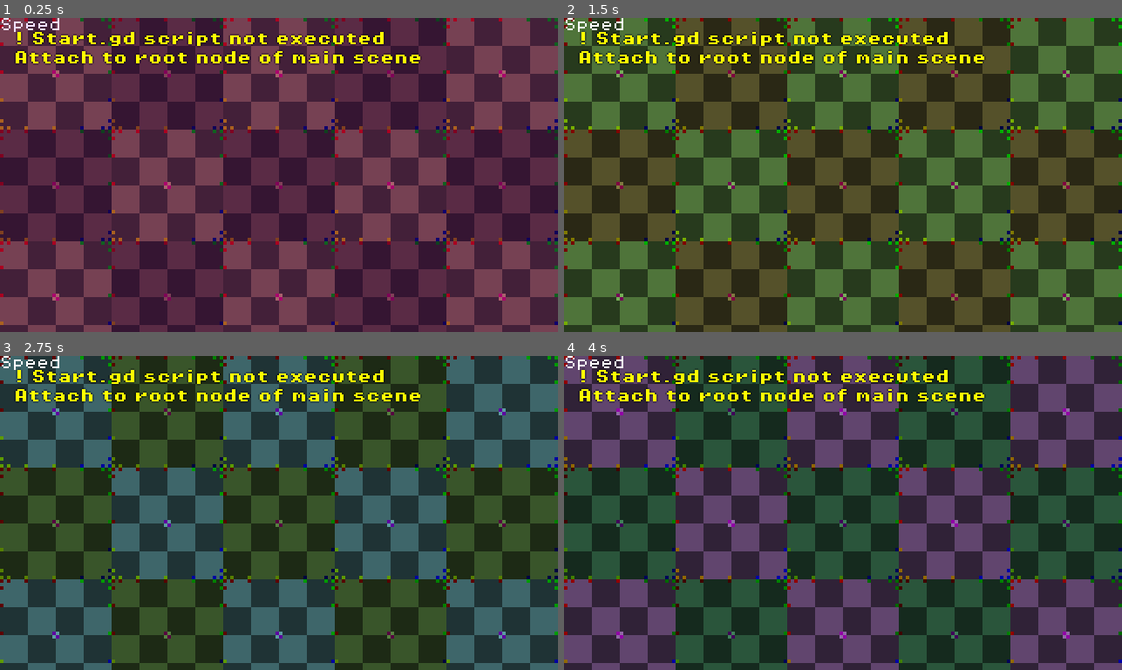
Above: before the commit, frames 1-4 (two rows, left to right).
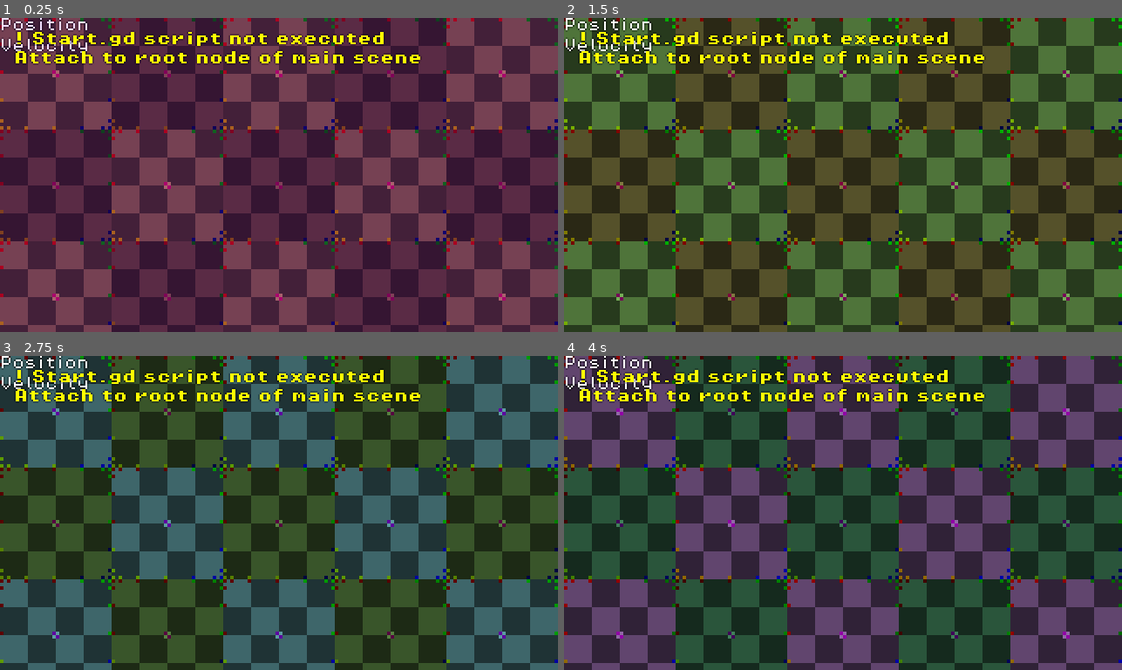
Above: after the commit, the same moments.

Repository: InvadingOctopus/comedot
Game: Godot game, scene res://Components/DebugComponent.tscn
Same seed, same stepped clock (60 frames per second), same inputs: the game is played once before the commit and once after it. This scene is started directly instead of the project's main scene.
Inputs (mouse positions are in pixels of both pictures, inside the frame that each line leads up to):
- Up to frame 1 (0.25 s): no input
- Up to frame 2 (1.5 s): move the mouse to (965, 159) at 0.52 s; hold Right (moveRight) from 0.53 s (still down); click (965, 159) at 0.6 s; tap Space (jump) at 0.77 s; move the mouse to (731, 190) at 1.27 s; right-click (731, 190) at 1.35 s
- Up to frame 3 (2.75 s): tap Space (jump) at 1.52 s; move the mouse to (334, 443) at 2.02 s; release Right (moveRight) at 2.03 s; hold Left (moveLeft) from 2.03 s (still down); click (334, 443) at 2.1 s
- Up to frame 4 (4 s): move the mouse to (815, 575) at 2.77 s; release Left (moveLeft) at 2.78 s; hold Right (moveRight) from 2.78 s (still down); right-click (815, 575) at 2.85 s; tap Space (jump) at 3.02, 3.77 s; tap Enter at 3.5 s; move the mouse to (1010, 560) at 3.52 s; click (1010, 560) at 3.6 s

The runs differ from the first frame. In frame 1, 0.6% of the frame differs, in the area x 0-16%, y 0-12%; in frame 2, 0.6%; in frame 3, 0.6%; in frame 4, 0.6%.
Error before the commit: Attempt to call function 'getBody' in base 'null instance' on a null instance. (res://Components/DebugComponent.gd:8)
Error after the commit: Invalid access to property or key 'position' on a base object of type 'null instance'. (res://Components/DebugComponent.gd:8)

Commit message:
Improve DebugComponent
- Add position labels
- Arrange labels vertically and at Z index 100
- Add label theme to improve visibility

Diff:
--- a/Components/DebugComponent.gd
+++ b/Components/DebugComponent.gd
@@ -1,13 +1,9 @@
-## A prototype for a component which displays debugging information about the entity and sibling components.
+## Displays debugging information about the entity and other sibling components.
 
 class_name DebugComponent
-extends Component
-
-
-func _ready():
-	parentEntity.getBody()
+extends BodyComponent
 
 
 func _physics_process(delta: float):
-	if parentEntity.body:
-		%VelocityLabel.text = str(parentEntity.body.velocity)
+	%PositionLabel.text = str("@:", parentEntity.position, "\n@G:", parentEntity.global_position)
+	%VelocityLabel.text = str("V:", body.velocity)
--- a/Components/DebugComponent.tscn
+++ b/Components/DebugComponent.tscn
@@ -1,14 +1,29 @@
-[gd_scene load_steps=2 format=3 uid="uid://bifi5b0gcmh1v"]
+[gd_scene load_steps=3 format=3 uid="uid://bifi5b0gcmh1v"]
 
 [ext_resource type="Script" path="res://Components/DebugComponent.gd" id="1_sj8xd"]
 
+[sub_resource type="Theme" id="Theme_8onww"]
+default_font_size = 8
+Label/colors/font_outline_color = Color(0, 0, 0, 1)
+Label/constants/outline_size = 1
+
 [node name="DebugComponent" type="Node2D" groups=["components"]]
+z_index = 100
+z_as_relative = false
 script = ExtResource("1_sj8xd")
 metadata/_edit_group_ = true
 
-[node name="VelocityLabel" type="Label" parent="."]
+[node name="Labels" type="VBoxContainer" parent="."]
+offset_right = 35.0
+offset_bottom = 8.0
+theme = SubResource("Theme_8onww")
+
+[node name="PositionLabel" type="Label" parent="Labels"]
 unique_name_in_owner = true
-offset_right = 40.0
-offset_bottom = 23.0
-theme_override_font_sizes/font_size = 8
-text = "Speed"
+layout_mode = 2
+text = "Position"
+
+[node name="VelocityLabel" type="Label" parent="Labels"]
+unique_name_in_owner = true
+layout_mode = 2
+text = "Velocity"
